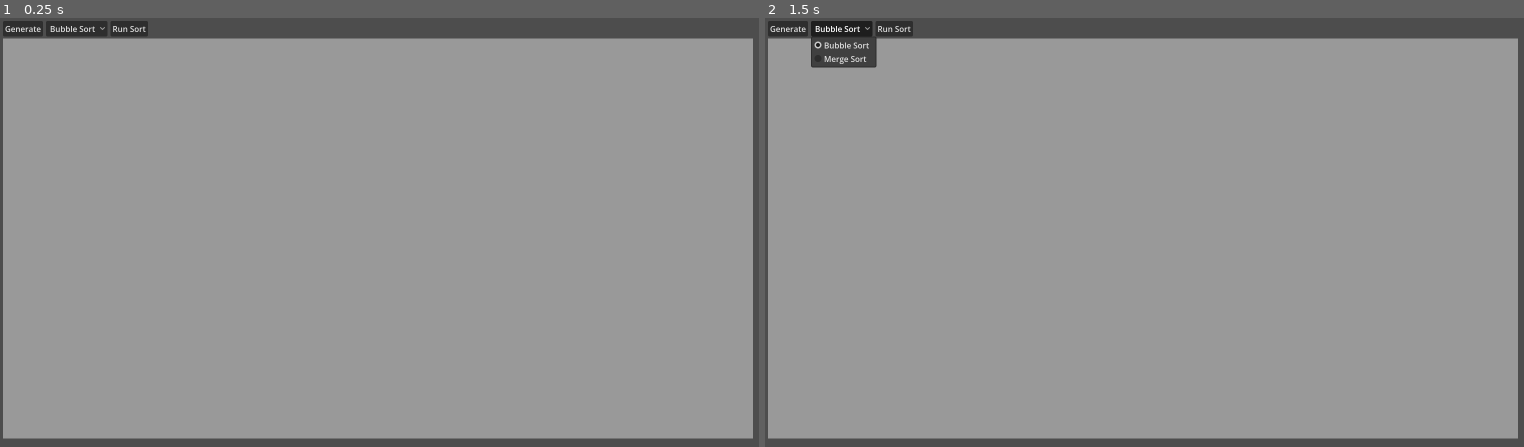
Above: before the commit, frames 1-2 (left to right).
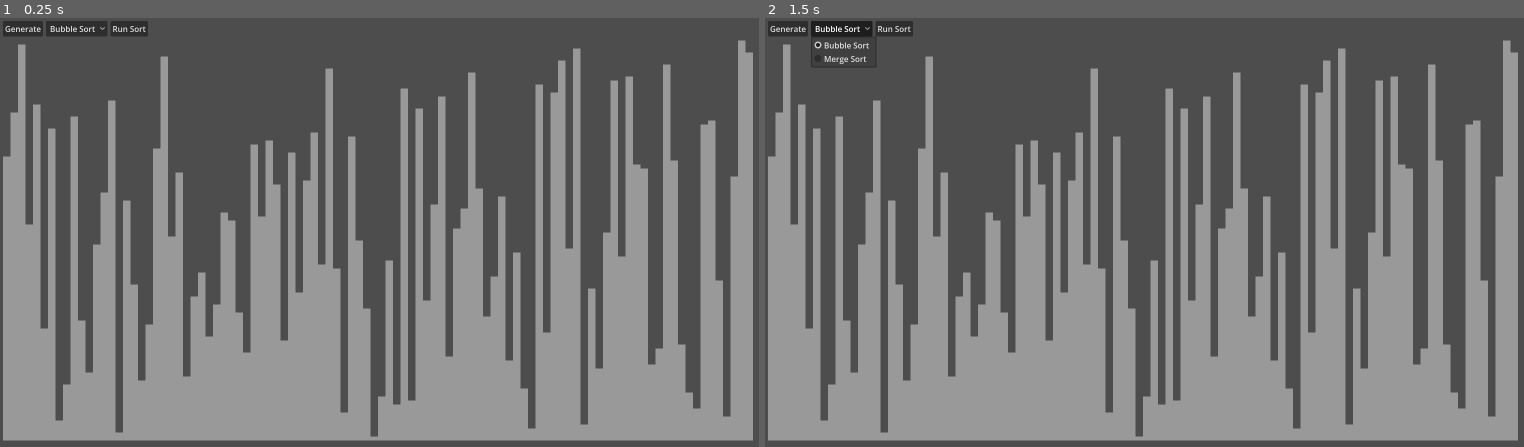
Above: after the commit, the same moments.

Repository: jiro4989/sort_visualizer
Game: Godot game, scene res://src/main.tscn
Two runs of this game, one before a commit and one after it. Both use one fixed random seed, a clock stepped at 60 frames per second and the inputs below.
Inputs:
- Up to frame 1 (0.25 s): no input
- Up to frame 2 (1.5 s): click "Generate" at 0.5 s; click "Bubble Sort" at 1.25 s

The runs differ from the first frame. In frame 1, 48% of the frame differs, in the area x 0-100%, y 4-99%; in frame 2, 48%.

Commit message:
fix: 階段状に描画するよう修正

Diff:
--- a/src/main.gd
+++ b/src/main.gd
@@ -17,11 +17,21 @@
 	sort_values.shuffle()
 
 	# Panel を生成して MAX_SIZE 分だけ生成する
-	for i in range(MAX_SIZE):
+	for i in sort_values:
+		var width: int = floori(float(VISUALIZATION_AREA_WIDTH) / MAX_SIZE)
+		var height: int = floori(float(VISUALIZATION_AREA_HEIGHT) / MAX_SIZE) * i
+		var column: VBoxContainer = VBoxContainer.new()
+		column.custom_minimum_size = Vector2(width, 0)
+		column.size_flags_vertical = Control.SIZE_EXPAND_FILL
+
+		# 上側の余白を可変にして、バーを下寄せにする
+		var spacer: Control = Control.new()
+		spacer.size_flags_vertical = Control.SIZE_EXPAND_FILL
+		column.add_child(spacer)
+
 		var panel: Panel = Panel.new()
-		var width: int = floori(float(VISUALIZATION_AREA_WIDTH) / MAX_SIZE)
-		var height: int = floori(float(VISUALIZATION_AREA_HEIGHT) / MAX_SIZE) * (i + 1)
-		panel.custom_minimum_size = Vector2(width, height)
+		panel.custom_minimum_size = Vector2(0, height)
+		panel.size_flags_horizontal = Control.SIZE_EXPAND_FILL
 
 		# panel の角を丸めない
 		var style_box := StyleBoxFlat.new()
@@ -31,7 +41,8 @@
 		style_box.corner_radius_bottom_left = 0
 		panel.add_theme_stylebox_override("panel", style_box)
 
-		sort_visualization_area.add_child(panel)
+		column.add_child(panel)
+		sort_visualization_area.add_child(column)
 
 func _on_shuffle_button_pressed() -> void:
 	sort_values.shuffle()
